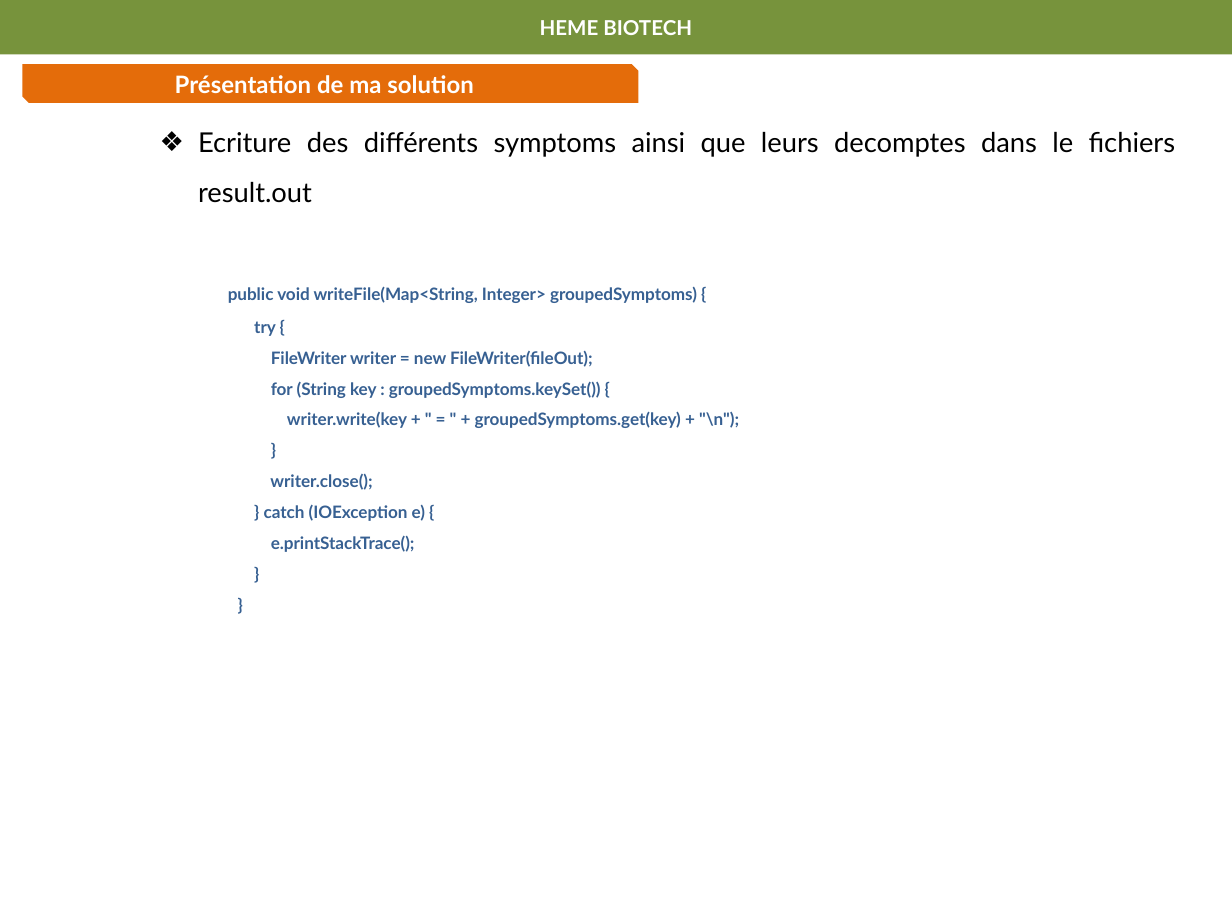
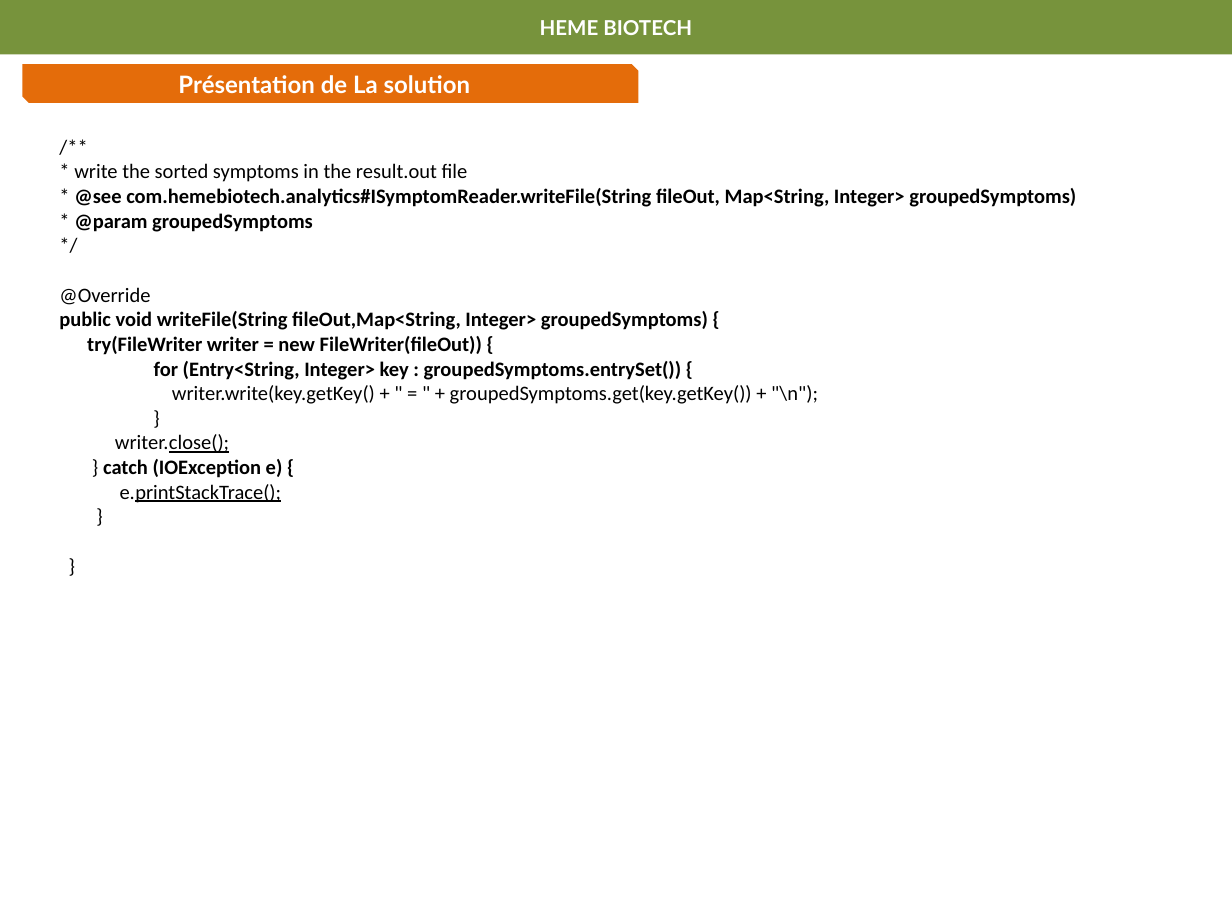
Before and after one commit to bende47/Project_DA_Java_EN_Come_to_the_Rescue_of_a_Java_Application, a slide deck: slide 7 of Projet P2.pptx. Drawn at 1232x924 pixels with LibreOffice and Linux fonts; fonts in the diff are those of the drawing. Boxes give left, top, right and bottom in pixels: in the first picture for what was removed or moved away, otherwise in the second. Text is boxed around its words. In the diff, an @@ line names an element or a change of style, - is before the commit and + after.

```diff
--- a/Projet P2.pptx
+++ b/Projet P2.pptx
@@ text in snip diag rect at [178,75,471,94]: text changed @@
-Présentation de ma solution
+Présentation de La solution
@@ text at [59,163,1076,404]: text changed; size 10 to 12 pt; font Lato to Calibri; text colour #376092 to #000000 @@
-    ❖ Ecriture des différents symptoms ainsi que leurs decomptes dans le fichiers result.out
-      public void writeFile(Map<String, Integer> groupedSymptoms) {
-      try {
-      FileWriter writer = new FileWriter(fileOut);
-      for (String key : groupedSymptoms.keySet()) {
-      writer.write(key + " = " + groupedSymptoms.get(key) + "\n");
+/**
+* write the sorted symptoms in the result.out file
+* @see com.hemebiotech.analytics#ISymptomReader.writeFile(String fileOut, Map<String, Integer> groupedSymptoms)
+* @param groupedSymptoms
+*/
+@Override
+public void writeFile(String fileOut,Map<String, Integer> groupedSymptoms) {
+try(FileWriter writer = new FileWriter(fileOut)) {
+  for (Entry<String, Integer> key : groupedSymptoms.entrySet()) {
+  writer.write(key.getKey() + " = " + groupedSymptoms.get(key.getKey()) + "\n");
@@ text at [103,434,283,503]: size 10 to 12 pt, font Lato to Calibri, text colour #376092 to #000000 in "}", "writer.close();", "} catch (IOException e) {", "e.printStackTrace();" and 2 more places; bold off in "}", "writer.close();", "}", "e.printStackTrace();" and 2 more places; underline on in "writer.close();", "e.printStackTrace();"; alignment justified to left; list level 4 to 2 in "}"; line spacing 1.5 to 1; list level 4 to 1 in "writer.close();"; list level 4 to 1 in "} catch (IOException e) {"; list level 4 to 1 in "e.printStackTrace();"; list level 4 to 1 in "}" @@
```
Also in this commit, not shown: 5 other slides changed, 2 slides added.
